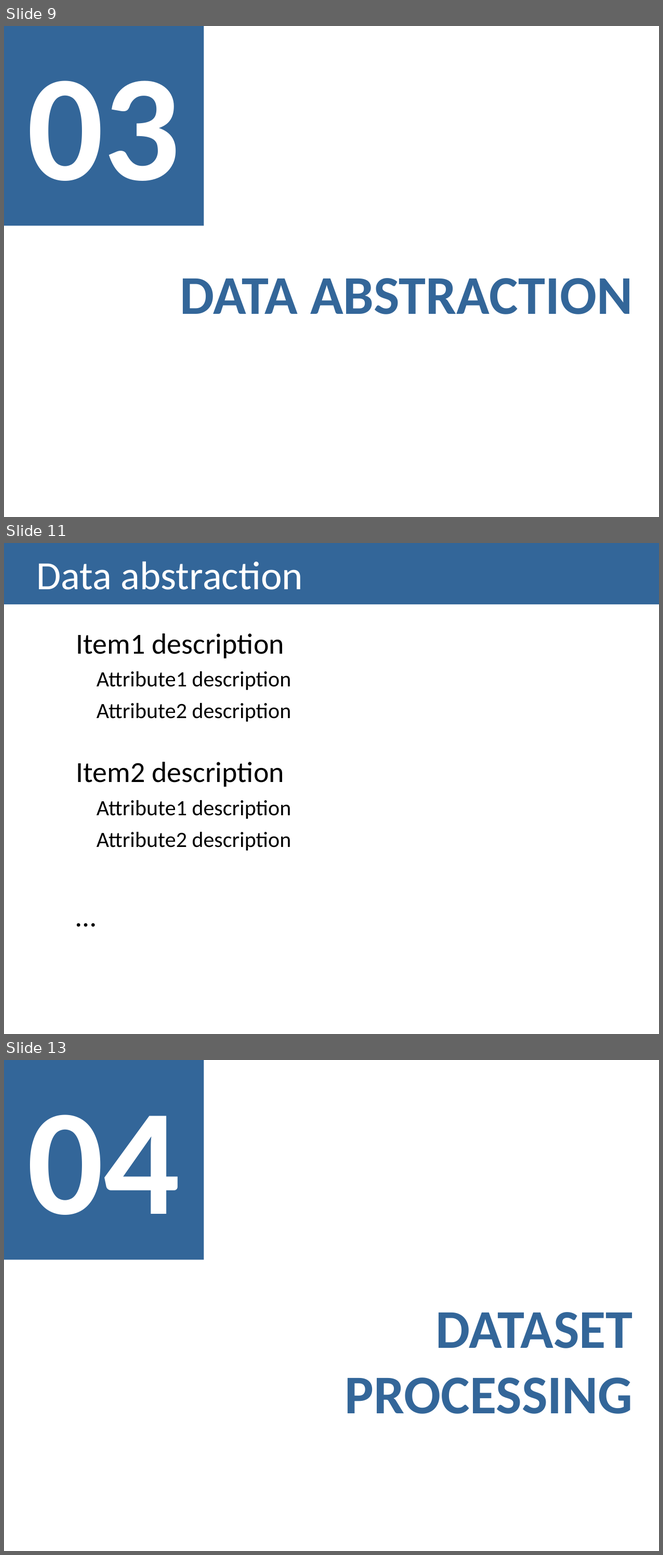
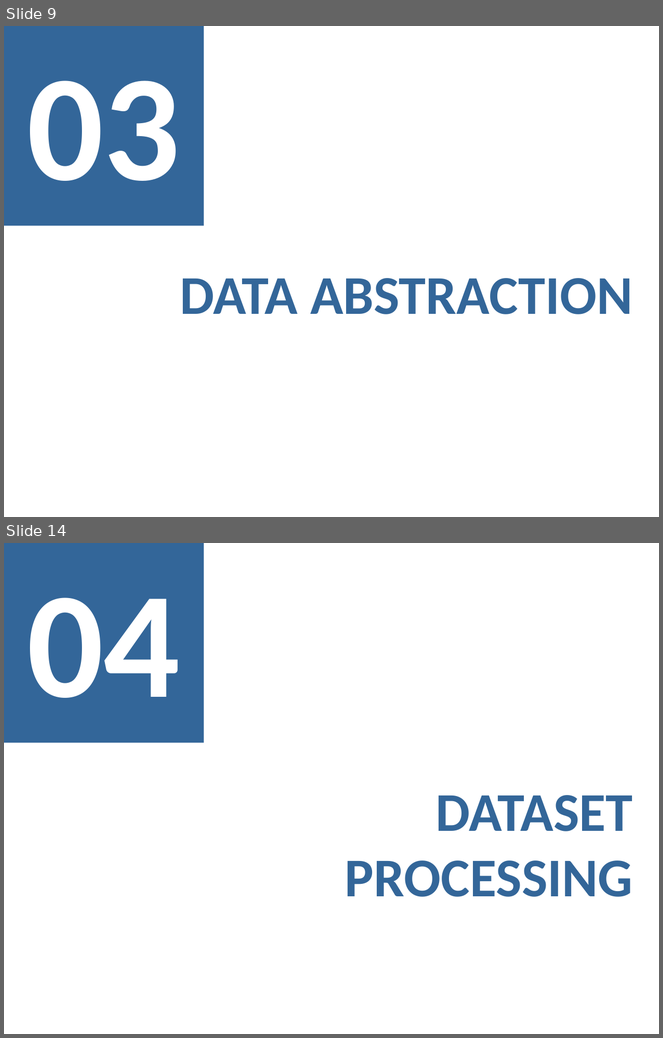
Before and after one commit to Strabox/Higher-Education-Unemployment-Portugal, a slide deck: II-Checkpoint/II-Checkpoint Presentation.pptx. Shown one above the other, each under a label of ours: slides 9, 11 and 13 before the commit, slides 9 and 14 after it; the slides between them are not shown. The pictures are 663x1555 and 663x1038 pixels, drawn with LibreOffice and Linux fonts; fonts in the diff are those of the drawing. Boxes give left, top, right and bottom in pixels: in the first picture for what was removed or moved away, otherwise in the second. Text is boxed around its words. In the diff, an @@ line names an element or a change of style, - is before the commit and + after.

```diff
--- a/II-Checkpoint/II-Checkpoint Presentation.pptx
+++ b/II-Checkpoint/II-Checkpoint Presentation.pptx
@@ slide 11 removed at (4, 543, 659, 1034), background #FFFFFF @@
@@ title removed at (4, 543, 659, 604) @@
-Data abstraction
@@ text removed at (76, 633, 292, 851) @@
-  Item1 description
-  Attribute1 description
-  Attribute2 description
-  Item2 description
-  Attribute1 description
-  Attribute2 description
-  …
@@ what was slide 13 is now slide 14 @@
```
Also in this commit, not shown: 7 slides changed, 3 slides added, 1 other slide removed.
